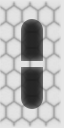
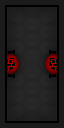
Layer changes from the first 64 x 128 image to the second:
hid group "Roof" (1st of 2) (3 layers) over 0, 0, 64, 128
added group "Extinguishers" with 2 layers above "Floors" over 0, 0, 64, 128
added layer "Extinguisher 2" in group "Extinguishers" over 0, 0, 64, 128
renamed "extinguisher.png" to "Extinguisher 1", moved it into group "Extinguishers" over 0, 0, 64, 128
